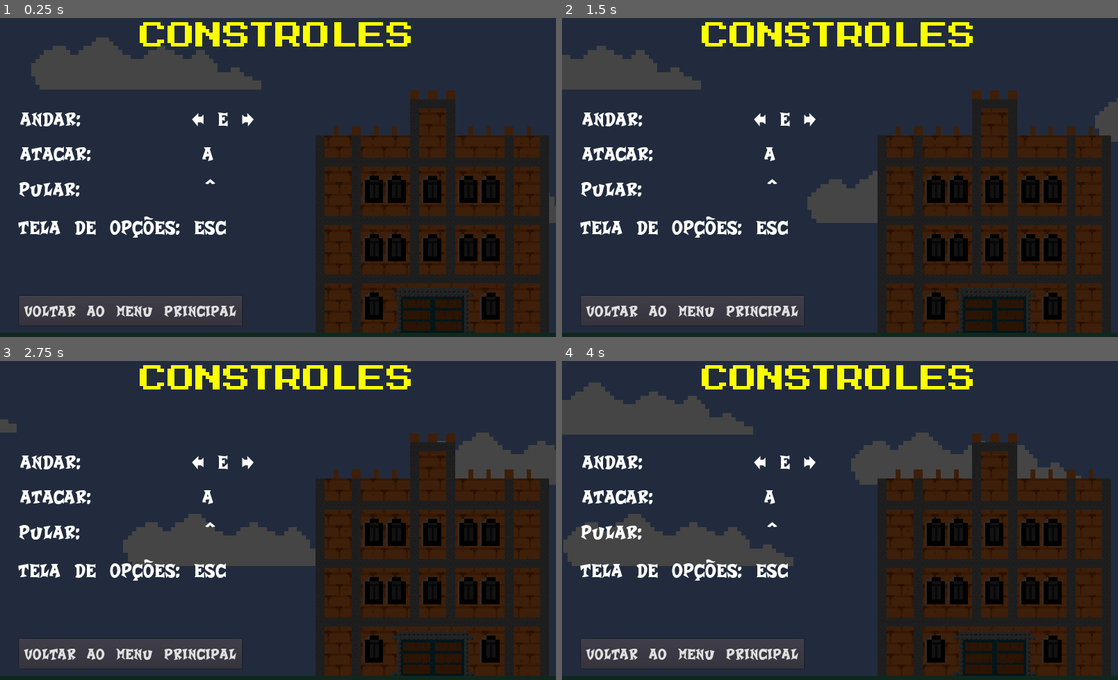
Above: before the commit, frames 1-4 (two rows, left to right).
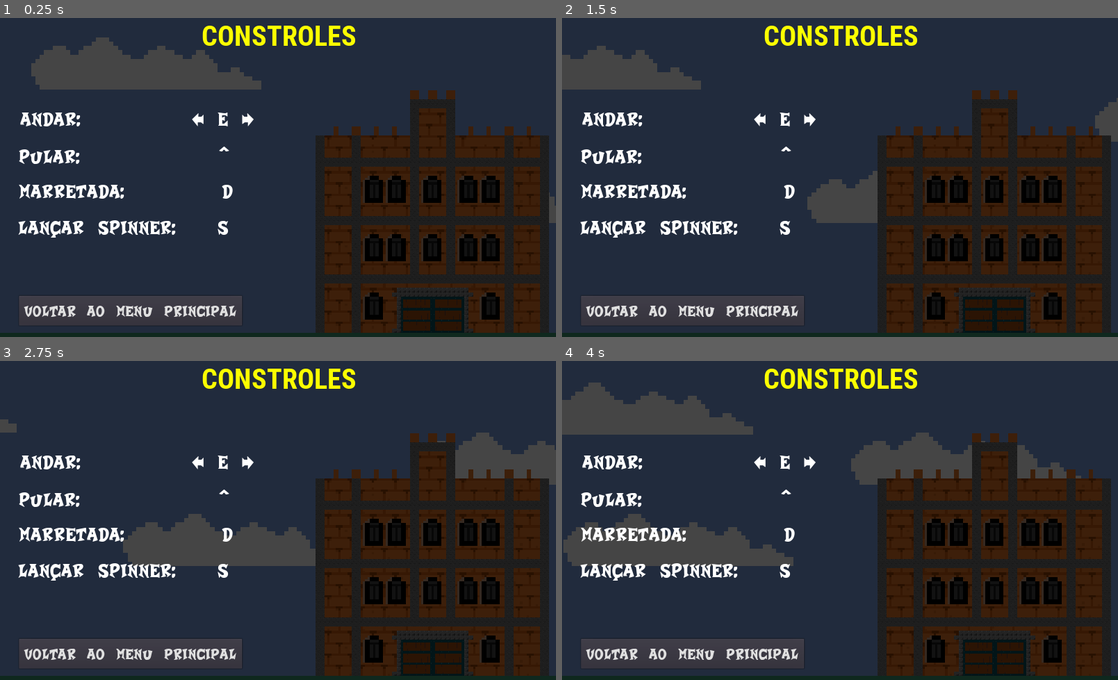
Above: after the commit, the same moments.

Repository: arthur-timoteo/defiant-eyes_game
Game: Godot game, scene res://telas/cena_controles.tscn
Same seed, same stepped clock (60 frames per second), same inputs: the game is played once before the commit and once after it. This scene is started directly instead of the project's main scene. Sound files missing from this copy of the repository are replaced by a short silence.
Inputs:
- Up to frame 1 (0.25 s): no input
- Up to frame 2 (1.5 s): hold Right (ui_right) from 0.53 s (still down); tap Up (ui_up) at 0.77 s
- Up to frame 3 (2.75 s): tap Up (ui_up) at 1.52 s; release Right (ui_right) at 2.03 s; hold Left (ui_left) from 2.03 s (still down)
- Up to frame 4 (4 s): release Left (ui_left) at 2.78 s; hold Right (ui_right) from 2.78 s (still down); tap Up (ui_up) at 3.02, 3.77 s

The runs differ from the first frame. In frame 1, 4.2% of the frame differs, in the area x 3-74%, y 1-69%; in frame 2, 4.2%; in frame 3, 4.2%; in frame 4, 4.2%.

Commit message:
Fixed fonts problem

Diff:
--- a/telas/cena_controles.tscn
+++ b/telas/cena_controles.tscn
@@ -3,7 +3,7 @@
 [ext_resource path="res://componentes/cena_fundo_telas.tscn" type="PackedScene" id=1]
 [ext_resource path="res://ativos/crash-a-like.ttf" type="DynamicFontData" id=2]
 [ext_resource path="res://telas/script_cena_controles.gd" type="Script" id=3]
-[ext_resource path="res://ativos/megaman_2.ttf" type="DynamicFontData" id=4]
+[ext_resource path="res://ativos/RobotoCondensed-Bold.ttf" type="DynamicFontData" id=4]
 
 [sub_resource type="DynamicFont" id=1]
 size = 52
@@ -39,12 +39,13 @@
 
 [node name="Titulo" type="RichTextLabel" parent="Node2D"]
 modulate = Color( 0.992157, 1, 0, 1 )
-margin_left = 256.873
-margin_top = 14.2202
-margin_right = 787.873
-margin_bottom = 81.2202
+margin_left = 371.491
+margin_top = 15.1225
+margin_right = 681.491
+margin_bottom = 81.1225
 custom_fonts/normal_font = SubResource( 1 )
 text = "CONSTROLES"
+scroll_active = false
 __meta__ = {
 "_edit_group_": true,
 "_edit_use_anchors_": false
@@ -62,25 +63,25 @@
 "_edit_use_anchors_": false
 }
 
-[node name="RichTextLabel2" type="RichTextLabel" parent="Node2D"]
-margin_left = 36.6733
-margin_top = 239.596
-margin_right = 692.673
-margin_bottom = 310.596
+[node name="RichTextLabel3" type="RichTextLabel" parent="Node2D"]
+margin_left = 34.6197
+margin_top = 244.709
+margin_right = 690.619
+margin_bottom = 315.709
 custom_fonts/normal_font = SubResource( 3 )
-text = "ATACAR:        A"
+text = "PULAR:          ^ "
 __meta__ = {
 "_edit_group_": true,
 "_edit_use_anchors_": false
 }
 
-[node name="RichTextLabel3" type="RichTextLabel" parent="Node2D"]
-margin_left = 35.4134
-margin_top = 305.03
-margin_right = 691.413
-margin_bottom = 376.03
+[node name="RichTextLabel2" type="RichTextLabel" parent="Node2D"]
+margin_left = 34.2922
+margin_top = 309.442
+margin_right = 690.292
+margin_bottom = 380.442
 custom_fonts/normal_font = SubResource( 3 )
-text = "PULAR:         ^ "
+text = "MARRETADA:       D"
 __meta__ = {
 "_edit_group_": true,
 "_edit_use_anchors_": false
@@ -92,7 +93,7 @@
 margin_right = 688.818
 margin_bottom = 446.791
 custom_fonts/normal_font = SubResource( 3 )
-text = "TELA DE OPÇÕES: ESC"
+text = "LANÇAR SPINNER:   S"
 __meta__ = {
 "_edit_group_": true,
 "_edit_use_anchors_": false
--- a/telas/cena_fases.tscn
+++ b/telas/cena_fases.tscn
@@ -4,7 +4,7 @@
 [ext_resource path="res://ativos/imagens/castelo_tela_fases.png" type="Texture" id=2]
 [ext_resource path="res://ativos/imagens/icone_fases_spritesheet.png" type="Texture" id=3]
 [ext_resource path="res://telas/script_cena_fases.gd" type="Script" id=4]
-[ext_resource path="res://ativos/megaman_2.ttf" type="DynamicFontData" id=5]
+[ext_resource path="res://ativos/RobotoCondensed-Bold.ttf" type="DynamicFontData" id=5]
 [ext_resource path="res://ativos/sons/selecionando_fase.wav" type="AudioStream" id=6]
 
 [sub_resource type="DynamicFont" id=1]
@@ -32,12 +32,13 @@
 
 [node name="Titulo" type="RichTextLabel" parent="."]
 modulate = Color( 1, 0.960784, 0, 1 )
-margin_left = 208.698
-margin_top = 11.8412
-margin_right = 842.698
-margin_bottom = 74.8412
+margin_left = 332.957
+margin_top = 12.0
+margin_right = 692.957
+margin_bottom = 70.0
 custom_fonts/normal_font = SubResource( 1 )
 text = "MAPA DE FASES"
+scroll_active = false
 __meta__ = {
 "_edit_group_": true,
 "_edit_use_anchors_": false
--- a/telas/cena_opcoes.tscn
+++ b/telas/cena_opcoes.tscn
@@ -1,7 +1,7 @@
 [gd_scene load_steps=9 format=2]
 
 [ext_resource path="res://ativos/crash-a-like.ttf" type="DynamicFontData" id=1]
-[ext_resource path="res://ativos/megaman_2.ttf" type="DynamicFontData" id=2]
+[ext_resource path="res://ativos/RobotoCondensed-Bold.ttf" type="DynamicFontData" id=2]
 [ext_resource path="res://telas/script_cena_opcoes.gd" type="Script" id=3]
 [ext_resource path="res://componentes/cena_fundo_telas.tscn" type="PackedScene" id=4]
 
@@ -39,12 +39,12 @@
 
 [node name="Titulo" type="RichTextLabel" parent="Node2D"]
 modulate = Color( 0.992157, 1, 0, 1 )
-margin_left = 352.02
-margin_top = 9.75128
-margin_right = 673.02
-margin_bottom = 74.7513
+margin_left = 418.468
+margin_top = 12.8284
+margin_right = 605.468
+margin_bottom = 77.8284
 custom_fonts/normal_font = SubResource( 1 )
-text = "OPCOES"
+text = "OPÇÕES"
 __meta__ = {
 "_edit_group_": true,
 "_edit_use_anchors_": false
Binary file added: ativos/RobotoCondensed-Bold.ttf
